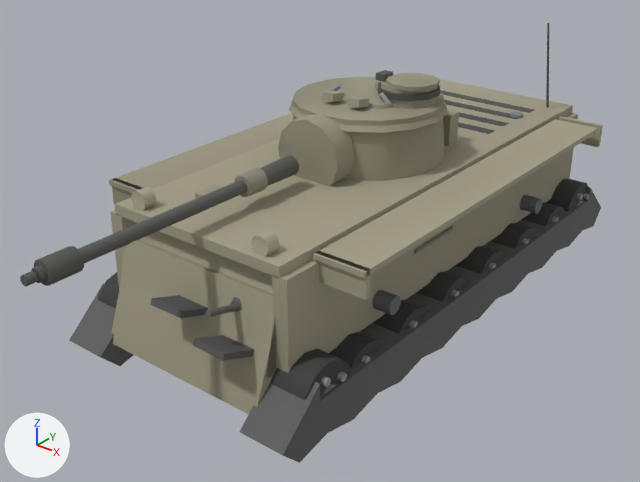
A saved change to the glTF model client/assets/models/chiri.glb.
Both versions are drawn from a camera (50 mm lens) standing at (5.93, -8.53, 5.7) and looking at (-0.05, -1.06, 1.07). The axes (+X, +Y, +Z) are drawn at lower left. The lights are the same throughout. The first picture is the older version. Where no turn or scale is listed for an object, it has been applied to the vertices. Vertices at exactly the same position are counted once.

Script lines for the objects in view, before the commit:
```python
me_mesh_13 = bpy.data.meshes.new('Mesh_13')
me_mesh_13.from_pydata(...)  # 148 vertices, 248 faces; spans x -0.24..0.24, y -0.369..0.369, z -0.369..0.369
me_mesh_13.materials.append(mat_wheel13_mat)
me_mesh_16 = bpy.data.meshes.new('Mesh_16')
me_mesh_16.from_pydata(...)  # 164 vertices, 304 faces; spans x -1.59..1.59, y -3.65..3.65, z 0.1..1.11
me_mesh_16.materials.append(mat_tracks_mat)
me_mesh_18 = bpy.data.meshes.new('Mesh_18')
me_mesh_18.from_pydata(...)  # 80 vertices, 132 faces; spans x -1.08..1.08, y -3.67..-2.2, z 0.36..2.02
me_mesh_18.materials.append(mat_glacis_mat)
# before: 0 (1.08, -2.93, 1.93), 1 (1.08, -3.47, 0.43), 2 (1.08, -2.74, 1.86), 3 (1.08, -3.29, 0.36), 4 (-1.08, -2.74, 1.86)
# before: 5 (-1.08, -3.29, 0.36), 6 (-1.08, -2.93, 1.93), 7 (-1.08, -3.47, 0.43)
me_mesh_21 = bpy.data.meshes.new('Mesh_21')
me_mesh_21.from_pydata(...)  # 76 vertices, 124 faces; spans x -1.15..1.15, y -3.15..3.15, z 1.84..2.0
me_mesh_21.materials.append(mat_hulltop_mat)
# before: 0 (1.15, -3.15, 1.96) at pixel (279, 266), 1 (1.15, -3.15, 1.84) at pixel (279, 278), 6 (-1.15, -3.15, 1.96) at pixel (114, 203), 7 (-1.15, -3.15, 1.84) at pixel (115, 214)
ob_glacis = bpy.data.objects.new('glacis', me_mesh_18)
ob_glacis.location = (0.0, 0.0, 0.0)
ob_hulltop = bpy.data.objects.new('hullTop', me_mesh_21)
ob_hulltop.location = (0.0, 0.0, 0.0)
ob_tracks = bpy.data.objects.new('tracks', me_mesh_16)
ob_tracks.location = (0.0, 0.0, 0.0)
ob_wheel13 = bpy.data.objects.new('wheel13', me_mesh_13)
ob_wheel13.location = (1.31, -2.2, 0.44)
# also in view: 'wheel14' at (1.31, -2.9, 0.56); 'wheel11' at (1.31, -0.44, 0.44); 'hullSide' at (0.0, 0.0, 1.46); 'turretRoof' at (0.0, -0.2, 2.75); 'lowerPlate' at (0.0, -3.12, 1.17)
```
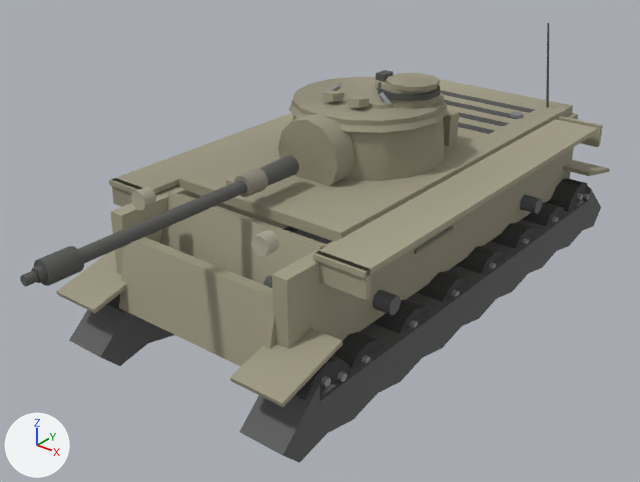
Scene script edits in JSON lines:
```json
{"block": "me_mesh_16", "where": "# used by ob_tracks; location = (0.0, 0.0, 0.0)"}
{"op": "remove", "block": "me_mesh_16", "code": "me_mesh_16.from_pydata(...)  # 164 vertices, 304 faces; spans x -1.59..1.59, y -3.65..3.65, z 0.1..1.11"}
{"op": "add", "block": "me_mesh_16", "code": "me_mesh_16.from_pydata(...)  # 196 vertices, 352 faces; spans x -1.63..1.63, y -3.69..3.65, z 0.1..1.2"}
{"block": "me_mesh_16", "change": "me_mesh_16 part 1"}
{"block": "me_mesh_16", "change": "16 vertices are added at x -1.63..0.99, y -3.69..3.65, z 0.92..1.2"}
{"block": "me_mesh_16", "change": "16 new vertices lie (0.64, 0.0, 0.0) away from vertices in x -1.63..0.99, y -3.69..3.65, z 0.92..1.2"}
{"block": "me_mesh_16", "change": "48 new faces join them"}
{"block": "me_mesh_18", "where": "# used by ob_glacis; location = (0.0, 0.0, 0.0)"}
{"op": "remove", "block": "me_mesh_18", "code": "me_mesh_18.from_pydata(...)  # 80 vertices, 132 faces; spans x -1.08..1.08, y -3.67..-2.2, z 0.36..2.02"}
{"op": "add", "block": "me_mesh_18", "code": "me_mesh_18.from_pydata(...)  # 80 vertices, 132 faces; spans x -1.08..1.08, y -3.19..-1.73, z 0.52..2.02"}
{"block": "me_mesh_18", "change": "me_mesh_18 part 2: the loose piece of 8 vertices spanning x -0.61..-0.31, y -2.5..-2.2, z 1.88..2.02 is moved by (0.0, 0.47, 0.0)"}
{"block": "me_mesh_18", "change": "me_mesh_18 part 3: the loose piece of 26 vertices spanning x 0.48..0.72, y -3.21..-2.97, z 1.23..1.47 is moved by (0.0, 0.47, 0.0)"}
{"block": "me_mesh_18", "change": "me_mesh_18 part 4: the loose piece of 14 vertices spanning x 0.56..0.63, y -3.56..-3.1, z 1.29..1.48 is moved by (0.0, 0.47, 0.0)"}
{"block": "me_mesh_18", "change": "me_mesh_18 part 5: the loose piece of 8 vertices spanning x -0.21..0.25, y -3.6..-2.8, z 1.01..1.35 is moved by (0.0, 0.47, 0.0)"}
{"block": "me_mesh_18", "change": "me_mesh_18 part 6: the loose piece of 8 vertices spanning x 0.46..0.92, y -3.67..-2.87, z 0.82..1.16 is moved by (0.0, 0.47, 0.0)"}
{"block": "me_mesh_18", "change": "me_mesh_18 part 7"}
{"op": "add", "block": "me_mesh_18", "code": "for i in [0, 2, 4, 6]: me_mesh_18.vertices[i].co += Vector((0.0, 0.46, -0.05))"}
{"op": "add", "block": "me_mesh_18", "code": "for i in [1, 3, 5, 7]: me_mesh_18.vertices[i].co += Vector((0.0, 0.53, 0.15))"}
{"block": "me_mesh_18", "change": "other edits to the shape of me_mesh_18 do not show in these pictures"}
{"block": "me_mesh_21", "where": "# used by ob_hulltop; location = (0.0, 0.0, 0.0)"}
{"op": "remove", "block": "me_mesh_21", "code": "me_mesh_21.from_pydata(...)  # 76 vertices, 124 faces; spans x -1.15..1.15, y -3.15..3.15, z 1.84..2.0"}
{"op": "add", "block": "me_mesh_21", "code": "me_mesh_21.from_pydata(...)  # 76 vertices, 124 faces; spans x -1.15..1.15, y -2.23..3.15, z 1.84..2.0"}
{"block": "me_mesh_21", "change": "me_mesh_21 part 8"}
{"op": "add", "block": "me_mesh_21", "code": "for i in [0, 1, 6, 7]: me_mesh_21.vertices[i].co += Vector((0.0, 0.92, 0.0))"}
```

Where the change shows, as pixel boxes (x1, y1, x2, y2) in the pictures (640 x 482 px; the box of a moved part takes in the faces that stretch with it):
```json
{"object": "tracks", "change": "reshaped", "before": [69, 187, 601, 463], "after": [56, 160, 610, 463], "on screen": "10% taller"}
{"object": "hullTop", "change": "reshaped", "before": [115, 79, 573, 277], "after": [179, 79, 573, 241], "on screen": "14% narrower, 18% shorter"}
{"object": "glacis", "change": "reshaped", "before": [111, 185, 276, 414], "after": [160, 172, 326, 288]}
{"part": 1, "of": "me_mesh_16", "change": "added", "after": [56, 160, 610, 407]}
{"part": 2, "of": "me_mesh_18", "change": "moved or reshaped", "before": [195, 185, 222, 198], "after": [226, 172, 245, 185], "on screen": "mostly hidden"}
{"part": 3, "of": "me_mesh_18", "change": "moved or reshaped", "before": [230, 297, 242, 312], "after": [263, 276, 272, 288]}
{"part": 4, "of": "me_mesh_18", "change": "moved or reshaped", "before": [205, 304, 238, 318], "on screen": "not visible afterwards"}
{"part": 5, "of": "me_mesh_18", "change": "moved or reshaped", "before": [150, 295, 208, 318], "on screen": "not visible afterwards"}
{"part": 6, "of": "me_mesh_18", "change": "moved or reshaped", "before": [193, 335, 254, 361], "on screen": "not visible afterwards"}
{"part": 7, "of": "me_mesh_18", "change": "moved or reshaped", "before": [111, 221, 276, 414], "after": [160, 193, 326, 284]}
```
